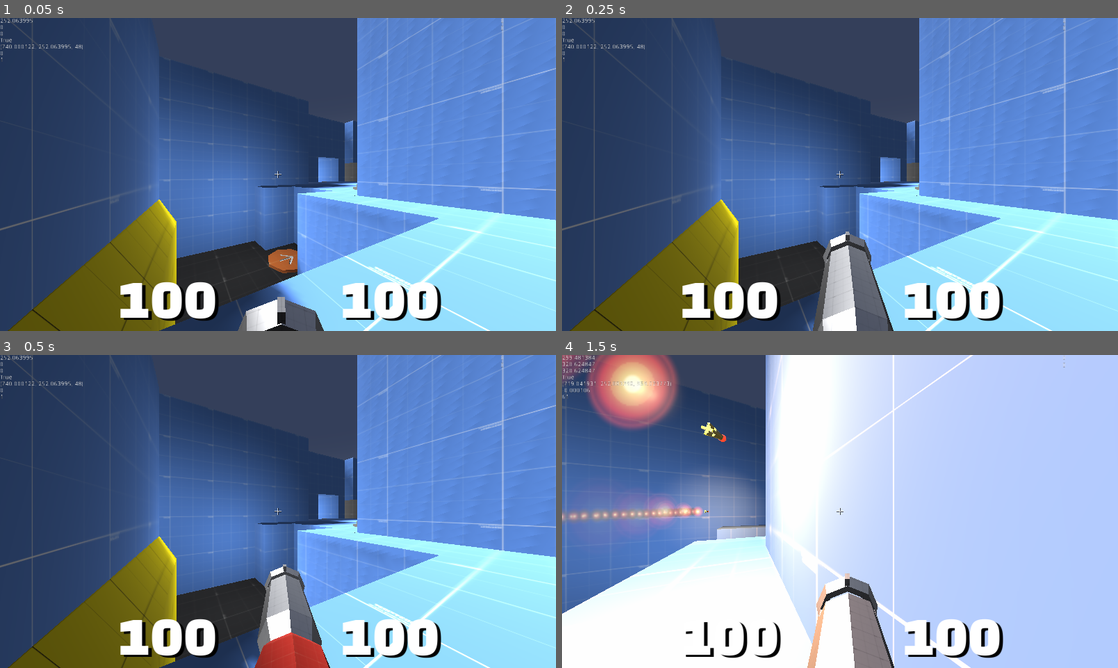
Above: before the commit, frames 1-4 (two rows, left to right).
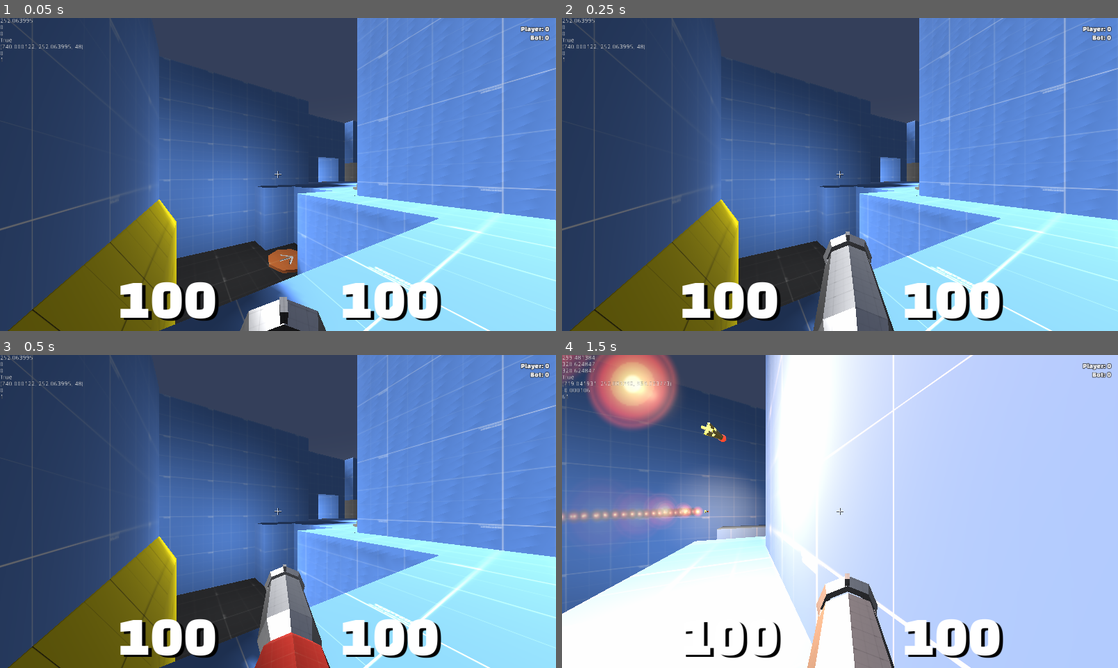
Above: after the commit, the same moments.

Repository: wareya/Airwalker
Game: Godot game, scene res://Demo Scene 2.tscn
Two runs of this game, one before a commit and one after it. Both use one fixed random seed, a clock stepped at 60 frames per second and the inputs below. Sound files missing from this copy of the repository are replaced by a short silence.
Inputs (mouse positions are in pixels of both pictures, inside the frame that each line leads up to):
- Up to frame 1 (0.05 s): no input
- Up to frame 2 (0.25 s): no input
- Up to frame 3 (0.5 s): no input
- Up to frame 4 (1.5 s): move the mouse to (962, 495) at 0.52 s; press the mouse at (962, 495) at 0.53 s; hold Right (ui_right) 0.53-1.25 s; tap Space (jump) at 0.77 s; release the mouse at (962, 495) at 1.25 s; drag from (728, 527) to (812, 574) at 1.27 s

The runs differ from the first frame. In frame 1, 0.4% of the frame differs, in the area x 42-99%, y 0-100%; in frame 2, 0.3%; in frame 3, 0.2%; in frame 4, 0.1%.

Commit message:
forgot what i changed here

Diff:
--- a/Giblet.tscn
+++ b/Giblet.tscn
@@ -5,8 +5,9 @@
 [sub_resource type="SpatialMaterial" id=1]
 albedo_color = Color( 0.694118, 0.952941, 0.345098, 1 )
 
-[sub_resource type="BoxShape" id=2]
-extents = Vector3( 0.2, 0.2, 0.2 )
+[sub_resource type="CapsuleShape" id=8]
+radius = 0.085
+height = 0.219
 
 [sub_resource type="Gradient" id=4]
 offsets = PoolRealArray( 0, 0.515924, 1 )
@@ -40,13 +41,22 @@
 script = ExtResource( 1 )
 
 [node name="CSGBox" type="CSGBox" parent="."]
-width = 0.4
-height = 0.4
-depth = 0.4
+width = 0.25
+height = 0.25
+depth = 0.25
 material = SubResource( 1 )
 
 [node name="CollisionShape" type="CollisionShape" parent="."]
-shape = SubResource( 2 )
+transform = Transform( 0.5, -0.146447, -0.853553, -0.707107, 0.5, -0.5, 0.5, 0.853553, 0.146447, 0, 0, 0 )
+shape = SubResource( 8 )
+
+[node name="CollisionShape2" type="CollisionShape" parent="."]
+transform = Transform( 0.5, -0.853553, 0.146447, -0.707107, -0.5, -0.5, 0.5, 0.146447, -0.853553, 0, 0, 0 )
+shape = SubResource( 8 )
+
+[node name="CollisionShape3" type="CollisionShape" parent="."]
+transform = Transform( -0.146447, -0.853553, 0.5, 0.5, -0.5, -0.707107, 0.853553, 0.146447, 0.5, 0, 0, 0 )
+shape = SubResource( 8 )
 
 [node name="CPUParticles" type="CPUParticles" parent="."]
 local_coords = false
--- a/MyChar.gd
+++ b/MyChar.gd
@@ -22,9 +22,11 @@
 func set_rotation(y):
     $CameraHolder.rotation.y = y
     $CameraHolder.rotation.x = 0
+    update_from_camera_smoothing()
 
 func add_rotation(y):
     $CameraHolder.rotation.y += y
+    update_from_camera_smoothing()
 
 func reset_stair_camera_offset():
     camera.reset_stair_offset()
@@ -76,8 +78,8 @@
 
 func update_from_camera_smoothing():
     var amount = camera.smoothing_amount
-    if amount > 0.0001:
-        print(amount)
+    #if amount > 0.0001:
+    #    print(amount)
     $Model.translation.y = base_model_offset.y + amount
     $CamRelative.visible = true
     $CamRelative.global_transform = $CameraHolder.global_transform
@@ -382,8 +384,8 @@
     var next_pos = $Navigation/Agent.get_next_location()
 
     if !$Navigation/Agent.is_target_reachable():
-        if (last_used_nav_pos - navigable_floor).length() > 0.1:
-            print("resetting", last_used_nav_pos, navigable_floor)
+        #if (last_used_nav_pos - navigable_floor).length() > 0.1:
+        #    print("resetting", last_used_nav_pos, navigable_floor)
         navigable_floor = last_used_nav_pos
         $CSGBox.global_translation = last_used_nav_pos
         $Navigation.global_translation = last_used_nav_pos
@@ -459,15 +461,16 @@
     var target_yaw
     var target_pitch
     var want_to_attack = false
+    var engagement_range = 8.0
     if horiz_diff.length() > 0.1:
-        if target_diff.length() > 6.0 or !found_player:
+        if target_diff.length() > engagement_range or !found_player:
             if is_on_wall():
                 if (velocity * Vector3(1, 0, 1)).normalized().dot(horiz_diff) > 0.5:
                     inputs.jump_pressed = true
                     inputs.jump = true
 
-            # TODO: look at player while moving if we want to attack
-            if found_player and target_diff.length() < 10.0:
+            # TODO: look at player while moving if we want to attack. adjust wishdir accordingly
+            if found_player and target_diff.length() < engagement_range + 2.0:
                 target_yaw = Vector2().angle_to_point(Vector2(target_diff_for_aiming.z, target_diff_for_aiming.x))
                 ai_apply_turn_logic(delta, target_yaw, 1)
 
@@ -514,7 +517,7 @@
                 strafe_dir = sin(strafe_timer*PI*2.0)
 
             wishdir = Vector3.RIGHT * strafe_dir
-            wishdir = Vector3()
+            #wishdir = Vector3()
 
         # TODO: make it so keys have to be pressed/depressed for a certain amount of time (0.1s?) before their opposite can be pressed
         wishdir = wishdir.normalized()
@@ -523,7 +526,10 @@
         var angle = Vector2($CameraHolder.rotation.x, $CameraHolder.rotation.y)
         var target_angle = Vector2(target_pitch, target_yaw)
         # FIXME wrong but whatever
-        if angle_diff(0, (angle-target_angle).length()) < deg2rad(5):
+        var limit = deg2rad(5)
+        var diff_a = abs(angle_get_delta(angle.x, target_angle.x))
+        var diff_b = abs(angle_get_delta(angle.y, target_angle.y))
+        if diff_a < limit and diff_b < limit:
             inputs.m1 = true
 
 
@@ -636,10 +642,13 @@
 
     reload = reload-delta
     if inputs.m1 and reload <= 0.0:
+        if is_player:
+            print("firing!!!")
         time_of_shot = time_alive
         reload += 0.8
         var rocket : Spatial = load("res://Rocket.tscn").instance()
         rocket.origin_player = self
+        rocket.origin_player_id = player_id
         get_parent().add_child(rocket)
         $CamRelative/RayCast.force_raycast_update()
         if !$CamRelative/RayCast.is_colliding():
@@ -987,18 +996,18 @@
 
 var armor_ratio = 2.0/3.0
 
-func take_damage(amount, from, type):
-    if from == self:
+func take_damage(amount, other_player_id, type):
+    if player_id == other_player_id:
         amount *= 0.5
     amount = ceil(amount)
     var to_armor = ceil(min(armor, armor_ratio*amount))
     armor -= to_armor
 
-    print(to_armor)
-    print(amount - to_armor)
+    #print(to_armor)
+    #print(amount - to_armor)
     health -= amount - to_armor
     if health <= 0:
-        Gamemode.kill_player(player_id, type)
+        Gamemode.kill_player(player_id, other_player_id, type)
 
 onready var navigable_floor = global_translation
 var navigable_floor_is_up_to_date = false
--- a/Rocket.gd
+++ b/Rocket.gd
@@ -30,6 +30,7 @@
     $RayCast.add_exception(other)
 
 var origin_player = null
+var origin_player_id = null
 
 func die():
     EmitterFactory.emit("rocketexplosion2", self)
@@ -48,7 +49,8 @@
     var particles2 = $RocketParticles2
     remove_child(particles2)
     get_parent().add_child(particles2)
-    particles2.emitting = false
+    #particles2.emitting = false
+    get_tree().create_timer(particles2.lifetime, false).connect("timeout", particles2, "queue_free")
 
     for _player in get_tree().get_nodes_in_group("Player"):
         var player : Spatial = _player
@@ -56,10 +58,10 @@
         var pos_diff = player.subtract_hull_size_from_distance(pos_diff_raw)
         # force direct hits to always be direct hits
         if $RayCast.is_colliding() and $RayCast.get_collider() == player:
-            print("is collider")
+            #print("is collider")
             pos_diff *= 0.0
         if force_collider == player:
-            print("is inside")
+            #print("is inside")
             pos_diff *= 0.0
 
         #var knockback_range = 125.0/unit_scale
@@ -79,7 +81,7 @@
         #var knockback_falloff = 1.0/(pos_diff.length()*pos_diff.length())
         #var knockback_falloff = 1.0/pos_diff.length()
         var falloff = 1.0 - pos_diff.length()/knockback_range
-        print(falloff)
+        #print(falloff)
         var knockback_strength = lerp(knockback_strength_min, knockback_strength_max, falloff)
         var damage = lerp(0, 100, falloff)
         #print(pos_diff.length())
@@ -92,7 +94,7 @@
         player.velocity += knockback_dir * knockback_strength * f / mass
         player.floor_collision = null
 
-        player.take_damage(damage, origin_player, "rocket")
+        player.take_damage(damage, origin_player_id, "rocket")
 
 
 var bounces = 0
@@ -108,7 +110,7 @@
         if dist == Vector3():
             life = 0.0
             force_collider = player
-            print("inside, dead rocket")
+            #print("inside, dead rocket")
         break
 
 var destination = Vector3()
@@ -131,7 +133,7 @@
             global_transform = global_transform.looking_at(global_translation+front, Vector3.UP)
         bounces -= 1
         if bounces < 0:
-            print("colliding, dead rocket")
+            #print("colliding, dead rocket")
             force_collider = $RayCast.get_collider()
             life = 0.0
             global_transform.origin = $RayCast.get_collision_point()
--- a/singletons/Gamemode.gd
+++ b/singletons/Gamemode.gd
@@ -4,8 +4,8 @@
     yield(get_tree(), "idle_frame")
     do_spawn()
 
-var player_deaths = 0
-var enemy_deaths = 0
+var player_kills = 0
+var enemy_kills  = 0
 
 func array_pick_random(array : Array, destructive = false):
     if array.size() == 0:
@@ -17,8 +17,8 @@
     return ele
 
 var players = {
-    0 : {name="Player", entity=null, is_player=true , is_bot=false, respawn_time=0.0},
-    1 : {name="Bot"   , entity=null, is_player=false, is_bot=true , respawn_time=0.0},
+    0 : {name="Player", score=0, entity=null, is_player=true , is_bot=false, respawn_time=0.0},
+    1 : {name="Bot"   , score=0, entity=null, is_player=false, is_bot=true , respawn_time=0.0},
 }
 
 func find_world():
@@ -33,8 +33,13 @@
 
 var char_scene = preload("res://MyChar.tscn")
 
-func kill_player(which : int, type : String):
+func kill_player(which : int, killed_by : int, type : String):
     var player = players[which]
+    var other  = players[killed_by]
+    if player != other:
+        other.score += 1
+    else:
+        other.score -= 1
     var location = player.entity.global_translation
     var velocity = player.entity.velocity
     if player.entity and is_instance_valid(player.entity):
@@ -97,7 +102,11 @@
 
 onready var spawners = get_tree().get_nodes_in_group("Spawner")
 func _process(delta : float):
-    $Label.text = "%s\n%s" % [player_deaths, enemy_deaths]
+    var text = ""
+    for i in players:
+        var player = players[i]
+        text += "%s: %s\n" % [player.name, player.score]
+    $Label.text = text
 
     for i in players:
         var player = players[i]
--- a/singletons/Gamemode.tscn
+++ b/singletons/Gamemode.tscn
@@ -1,6 +1,14 @@
-[gd_scene load_steps=2 format=2]
+[gd_scene load_steps=4 format=2]
 
 [ext_resource path="res://singletons/Gamemode.gd" type="Script" id=1]
+[ext_resource path="res://fonts/ChangaOne-Regular.ttf" type="DynamicFontData" id=2]
+
+[sub_resource type="DynamicFont" id=1]
+outline_size = 1
+outline_color = Color( 0, 0, 0, 1 )
+use_mipmaps = true
+use_filter = true
+font_data = ExtResource( 2 )
 
 [node name="Gamemode" type="CanvasLayer"]
 script = ExtResource( 1 )
@@ -8,5 +16,11 @@
 [node name="Label" type="Label" parent="."]
 anchor_left = 1.0
 anchor_right = 1.0
-margin_left = -128.0
-margin_bottom = 160.0
+margin_left = -144.0
+margin_top = 16.0
+margin_right = -16.0
+margin_bottom = 176.0
+custom_fonts/font = SubResource( 1 )
+text = "asdf
+asdf"
+align = 2
